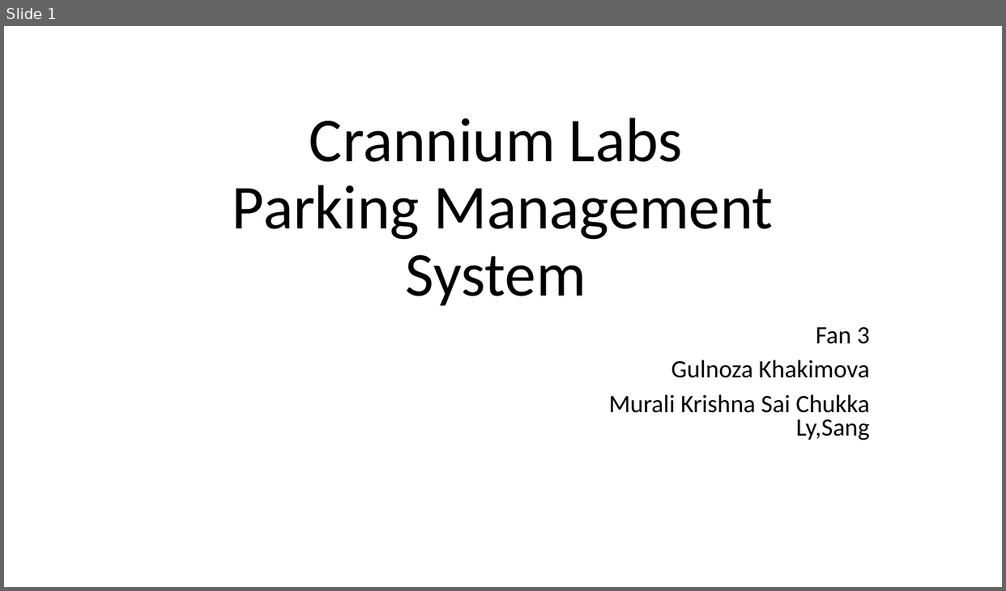
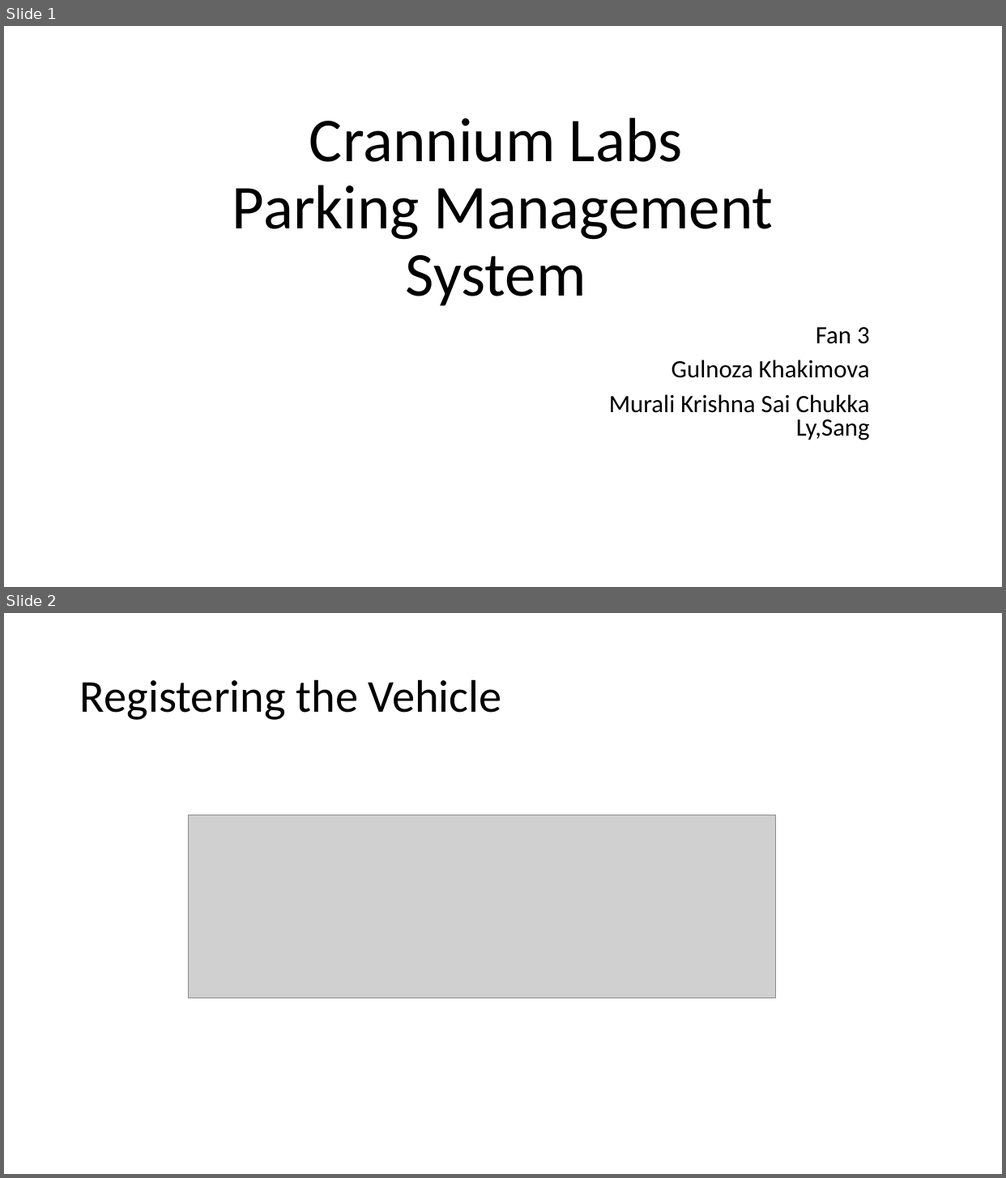
Before and after one commit to chkrish9/Hackathon2019, a slide deck: Hackathon.pptx. Shown one above the other, each under a label of ours: slide 1 before the commit, slides 1 and 2 after it. The pictures are 1006x591 and 1006x1178 pixels, drawn with LibreOffice and Linux fonts; fonts in the diff are those of the drawing; grey boxes stand for pictures. Boxes give left, top, right and bottom in pixels: in the first picture for what was removed or moved away, otherwise in the second. Text is boxed around its words. In the diff, an @@ line names an element or a change of style, - is before the commit and + after.

Commit message:
PPT changes

```diff
--- a/Hackathon.pptx
+++ b/Hackathon.pptx
@@ slide 2 added at [4,613,1002,1174], background #FFFFFF @@
@@ title added at [80,679,502,720], 44 pt, text #000000 @@
+Registering the Vehicle
@@ picture added at [188,815,776,998] @@
```
Also in this commit, not shown: 1 other slide added.
